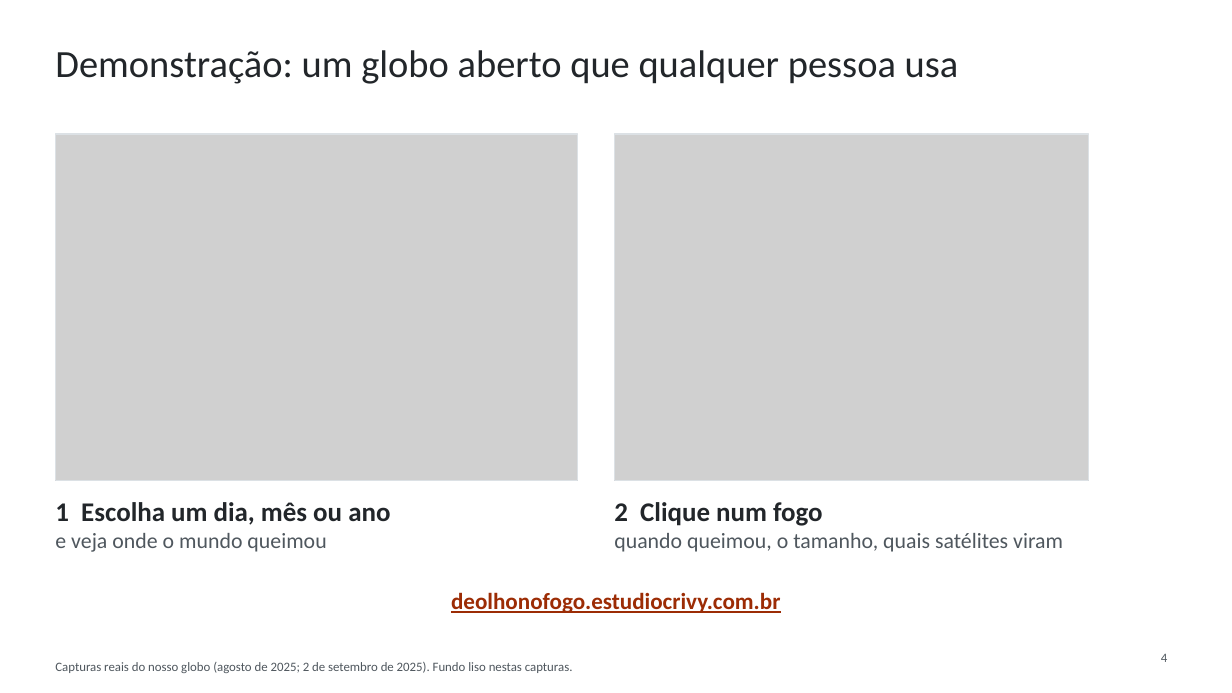
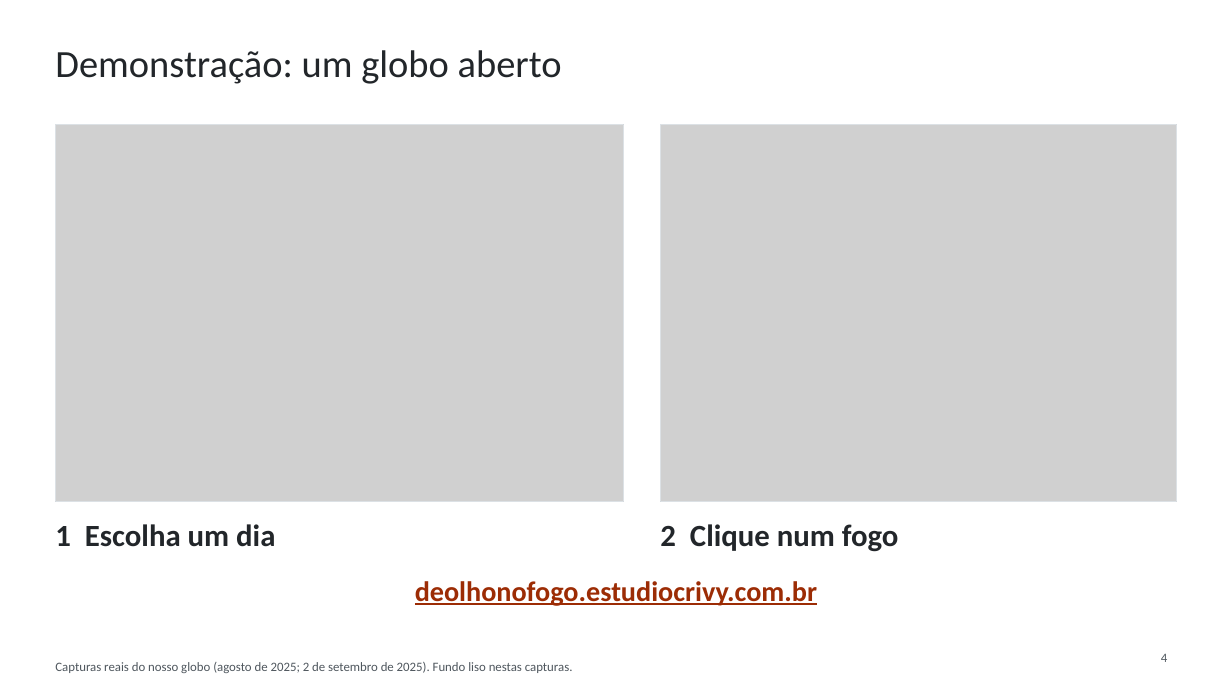
Before and after one commit to WednyFernandes/de-olho-no-fogo, a slide deck: slide 4 of public/apresentacao/de-olho-no-fogo-space-apps-2026-pt.pptx. Drawn at 1232x693 pixels with LibreOffice and Linux fonts; fonts in the diff are those of the drawing; grey boxes stand for pictures. Boxes give left, top, right and bottom in pixels: in the first picture for what was removed or moved away, otherwise in the second. Text is boxed around its words. In the diff, an @@ line names an element or a change of style, - is before the commit and + after.

```diff
--- a/public/apresentacao/de-olho-no-fogo-space-apps-2026-pt.pptx
+++ b/public/apresentacao/de-olho-no-fogo-space-apps-2026-pt.pptx
@@ title at box(55, 50, 562, 84): text changed @@
-Demonstração: um globo aberto que qualquer pessoa usa
+Demonstração: um globo aberto
@@ picture: place and size @@
-picture at box(55, 134, 578, 481)
+picture at box(55, 125, 624, 502)
@@ rectangle: place and size @@
-rectangle at box(55, 134, 578, 481)
+rectangle at box(55, 125, 624, 502)
@@ picture: place and size @@
-picture at box(615, 134, 1089, 481)
+picture at box(661, 125, 1177, 502)
@@ rectangle: place and size @@
-rectangle at box(615, 134, 1089, 481)
+rectangle at box(661, 125, 1177, 502)
@@ text at box(55, 524, 275, 547): text changed; size 21 to 24 pt @@
-1 Escolha um dia, mês ou ano
-e veja onde o mundo queimou
+1 Escolha um dia
@@ text at box(614, 533, 1063, 552): paragraph removed @@
-quando queimou, o tamanho, quais satélites viram
@@ text "2 Clique num fogo": place and size @@
-text "2 Clique num fogo" at box(614, 502, 1063, 552)
+text "2 Clique num fogo" at box(660, 524, 899, 552)
@@ text "2 Clique num fogo" at box(660, 524, 899, 552): size 21 to 24 pt @@
@@ text "deolhonofogo.estudiocrivy.com.br": place and size @@
-text "deolhonofogo.estudiocrivy.com.br" at box(451, 592, 780, 613)
+text "deolhonofogo.estudiocrivy.com.br" at box(415, 581, 817, 606)
@@ text "deolhonofogo.estudiocrivy.com.br" at box(415, 581, 817, 606): size 18 to 22 pt @@
```
Also in this commit, not shown: 5 other slides changed, 6 other files.
